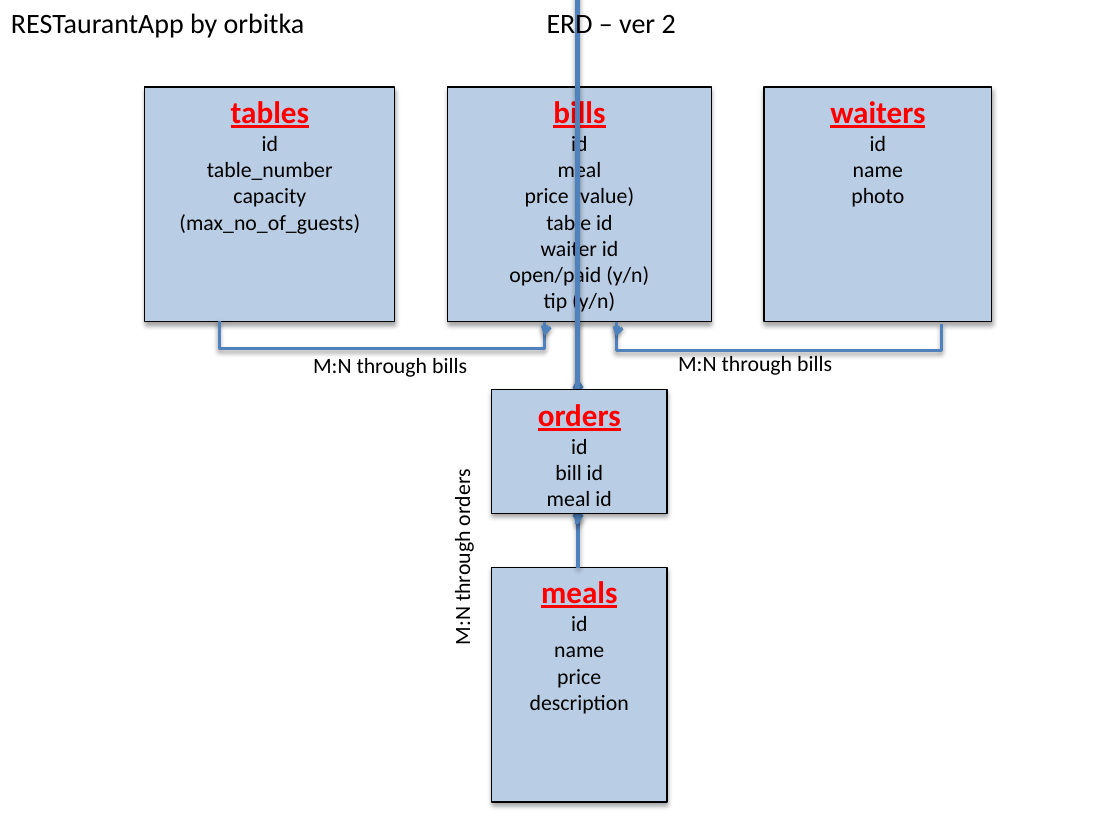
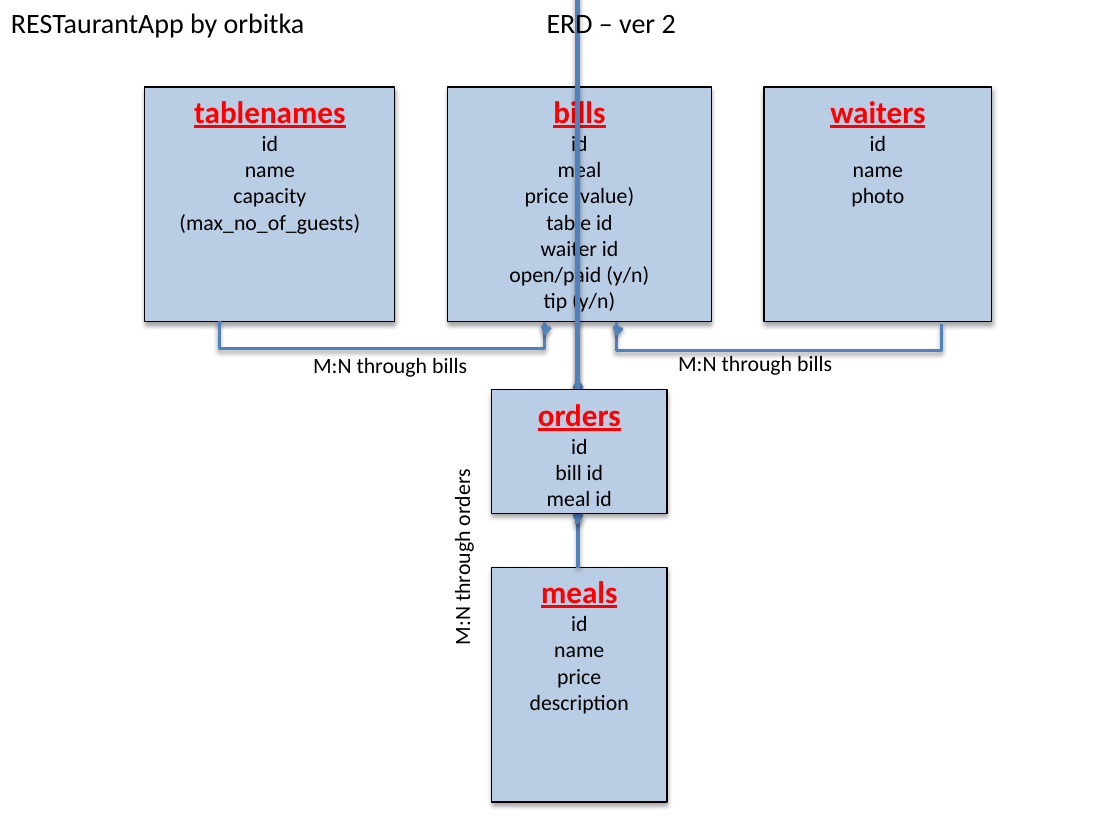
Before and after one commit to orbitka/RESTaurantApp, a slide deck: slide 1 of ERD+wireframes.pptx. Drawn at 1120x840 pixels with LibreOffice and Linux fonts; fonts in the diff are those of the drawing. Boxes give left, top, right and bottom in pixels: in the first picture for what was removed or moved away, otherwise in the second. Text is boxed around its words. In the diff, an @@ line names an element or a change of style, - is before the commit and + after.

```diff
--- a/ERD+wireframes.pptx
+++ b/ERD+wireframes.pptx
@@ text in rectangle at bbox=[194, 101, 345, 128]: text changed @@
-tables
+tablenames
@@ text in rectangle at bbox=[245, 166, 295, 177]: text changed @@
-table_number
+name
```
Also in this commit, not shown: 8 other slides changed, 59 other files.
